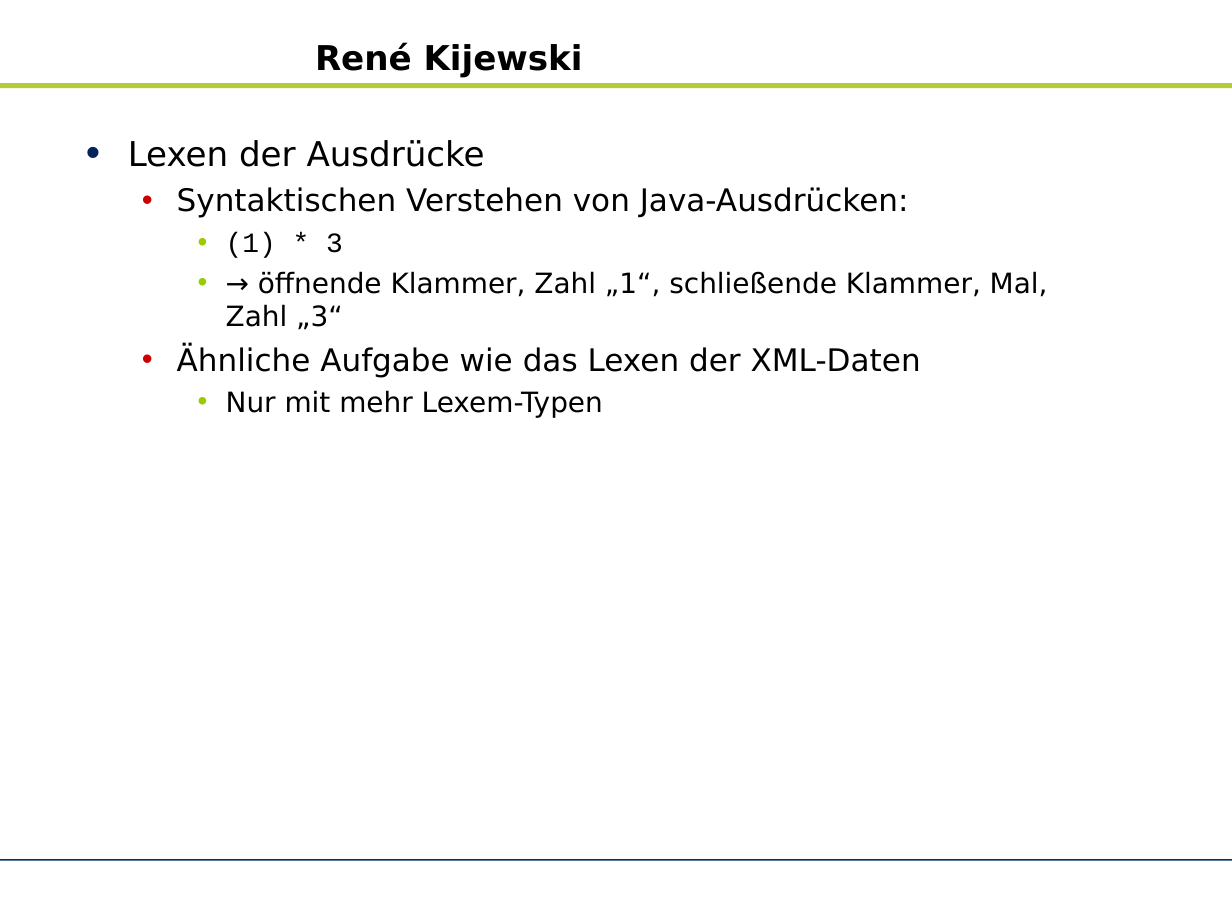
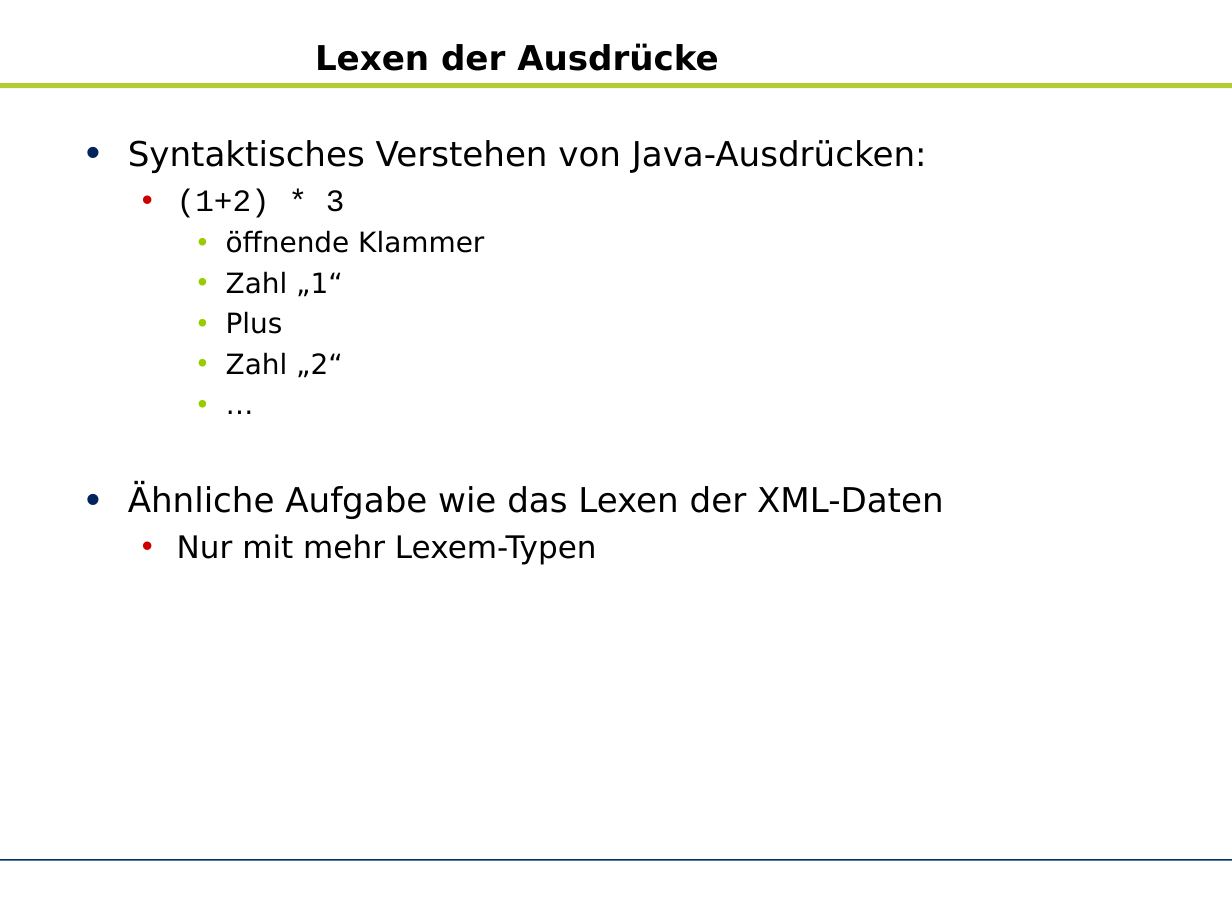
Before and after one commit to zhongxinhua/sose10-swp-uebersetzerbau, a slide deck: slide 19 of trunk/dokumentation/rk-kundenpraesentation/rk-kundenpraesentation.odp (slide 22 before the commit). Drawn at 1232x924 pixels with LibreOffice and Linux fonts; fonts in the diff are those of the drawing; background and template pictures are left out. Boxes give left, top, right and bottom in pixels: in the first picture for what was removed or moved away, otherwise in the second. Text is boxed around its words. In the diff, an @@ line names an element or a change of style, - is before the commit and + after.

```diff
--- a/trunk/dokumentation/rk-kundenpraesentation/rk-kundenpraesentation.odp
+++ b/trunk/dokumentation/rk-kundenpraesentation/rk-kundenpraesentation.odp
@@ title at [315,43,718,71]: text changed @@
-René Kijewski
+Lexen der Ausdrücke
@@ text at [128,140,927,378]: text changed; size 18 to 22 pt @@
-• Lexen der Ausdrücke
-  • Syntaktischen Verstehen von Java-Ausdrücken:
-    • (1) * 3
-    • → öffnende Klammer, Zahl „1“, schließende Klammer, Mal, Zahl „3“
+• Syntaktisches Verstehen von Java-Ausdrücken:
+  • (1+2) * 3
+    • öffnende Klammer
+    • Zahl „1“
+    • Plus
+    • Zahl „2“
+    • …
@@ text at [128,486,944,564]: size 20 to 22 pt in "Ähnliche Aufgabe wie das Lexen der XML-Daten"; size 18 to 20 pt in "Nur mit mehr Lexem-Typen"; list level 2 to 1 in "Ähnliche Aufgabe wie das Lexen ..."; bullet colour #CC0000 to #00245B; list level 3 to 2 in "Nur mit mehr Lexem-Typen"; bullet colour #99CC00 to #CC0000 @@
```
Also in this commit, not shown: 20 other slides changed, 9 slides added, 6 slides removed, 1 other file.
